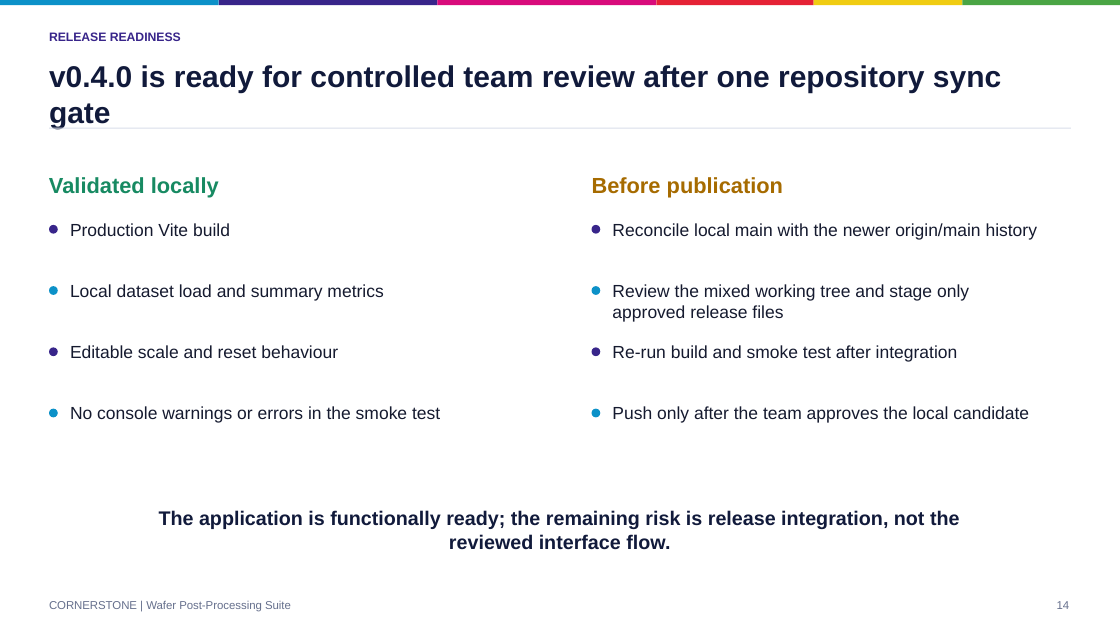
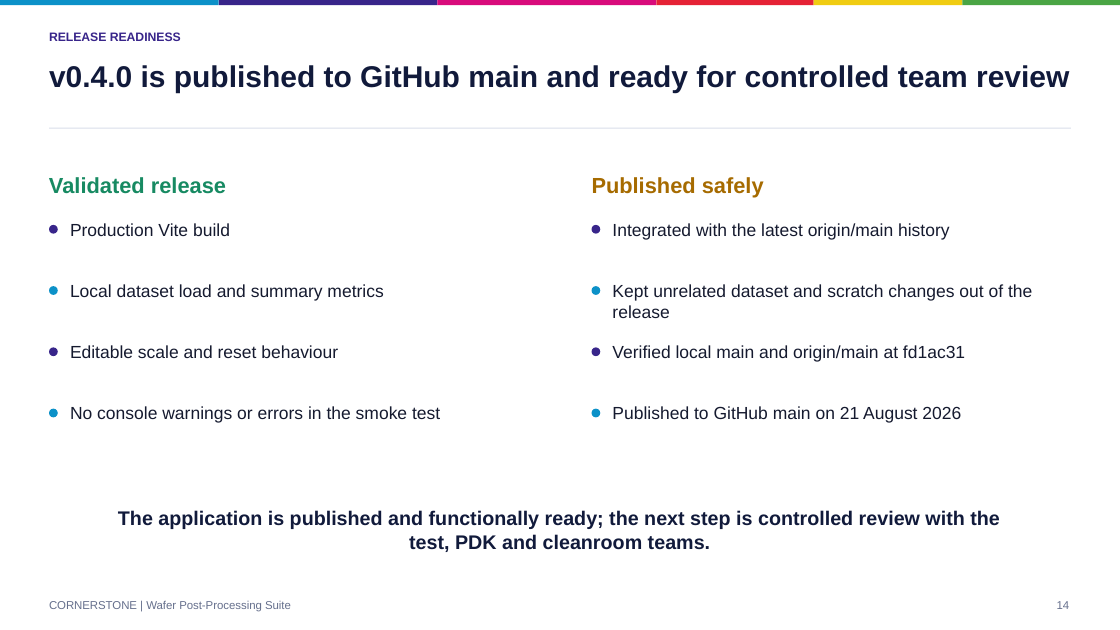
Before and after one commit to zimmxx/cs-testsuite, a slide deck: slide 14 of docs/CORNERSTONE_Wafer_Post-Processing_Suite_Overview_v0.4.0.pptx. Drawn at 1120x630 pixels with LibreOffice and Linux fonts; fonts in the diff are those of the drawing. Boxes give left, top, right and bottom in pixels: in the first picture for what was removed or moved away, otherwise in the second. Text is boxed around its words. In the diff, an @@ line names an element or a change of style, - is before the commit and + after.

```diff
--- a/docs/CORNERSTONE_Wafer_Post-Processing_Suite_Overview_v0.4.0.pptx
+++ b/docs/CORNERSTONE_Wafer_Post-Processing_Suite_Overview_v0.4.0.pptx
@@ text at [49, 65, 1069, 93]: text changed @@
-v0.4.0 is ready for controlled team review after one repository sync gate
+v0.4.0 is published to GitHub main and ready for controlled team review
@@ text at [49, 177, 226, 194]: text changed @@
-Validated locally
+Validated release
@@ text at [592, 177, 764, 198]: text changed @@
-Before publication
+Published safely
@@ text at [612, 223, 949, 240]: text changed @@
-Reconcile local main with the newer origin/main history
+Integrated with the latest origin/main history
@@ text at [612, 284, 1032, 318]: text changed @@
-Review the mixed working tree and stage only approved release files
+Kept unrelated dataset and scratch changes out of the release
@@ text at [612, 345, 965, 362]: text changed @@
-Re-run build and smoke test after integration
+Verified local main and origin/main at fd1ac31
@@ text at [612, 406, 961, 423]: text changed @@
-Push only after the team approves the local candidate
+Published to GitHub main on 21 August 2026
@@ text at [118, 510, 1000, 552]: text changed @@
-The application is functionally ready; the remaining risk is release integration, not the reviewed interface flow.
+The application is published and functionally ready; the next step is controlled review with the test, PDK and cleanroom teams.
```
Also in this commit, not shown: 2 other slides changed, 5 other files.
